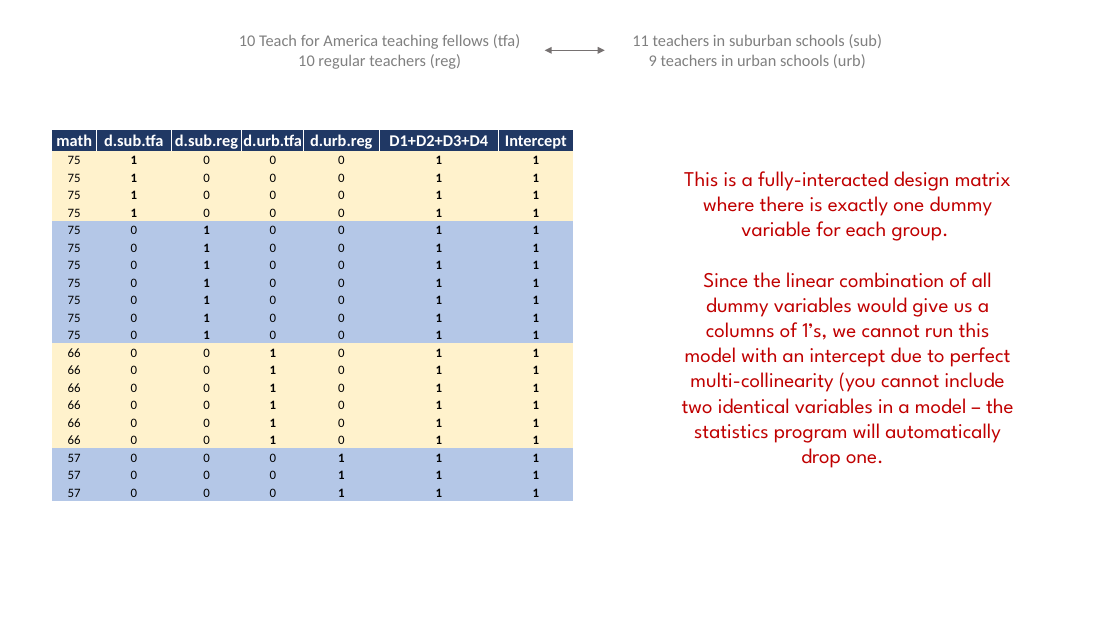
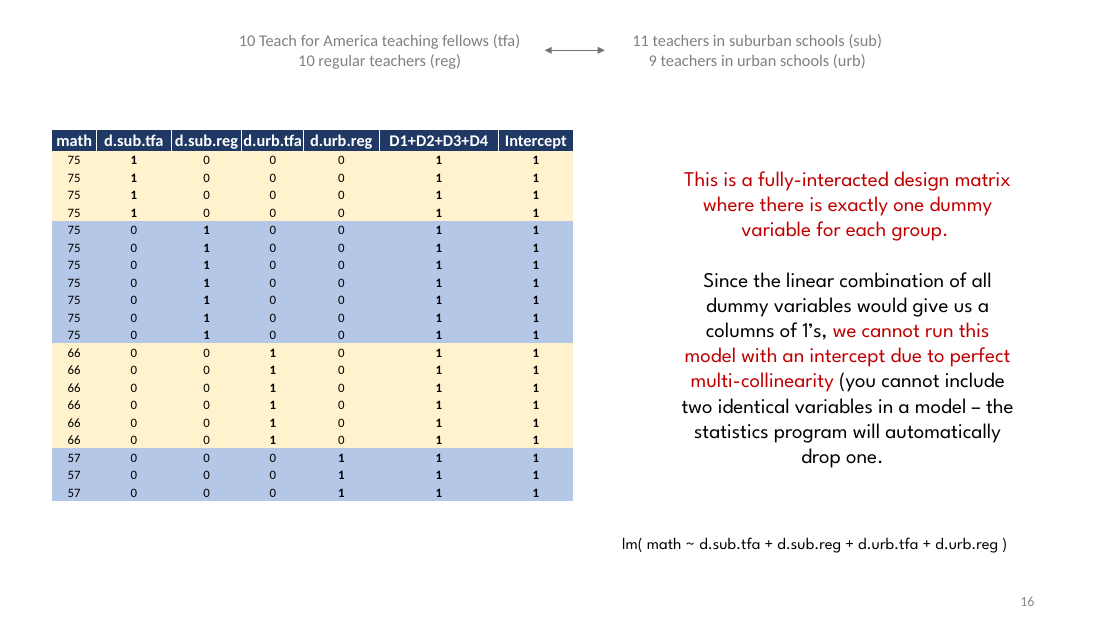
Before and after one commit to Watts-College/cpp-523-fall-2021, a slide deck: slide 16 of lectures/hypotheses-tests-with-dummy-variables.pptx. Drawn at 1120x630 pixels with LibreOffice and Linux fonts; fonts in the diff are those of the drawing. Boxes give left, top, right and bottom in pixels: in the first picture for what was removed or moved away, otherwise in the second. Text is boxed around its words. In the diff, an @@ line names an element or a change of style, - is before the commit and + after.

```diff
--- a/lectures/hypotheses-tests-with-dummy-variables.pptx
+++ b/lectures/hypotheses-tests-with-dummy-variables.pptx
@@ text at [682, 272, 1014, 468]: text colour #C00000 to #000000 in "Since the linear combination of all dummy ..." @@
@@ text added at [622, 537, 998, 553], 14 pt, text #000000 @@
+lm( math ~ d.sub.tfa + d.sub.reg + d.urb.tfa + d.urb.reg )
@@ page number added at [1020, 597, 1034, 606], 12 pt, text #8C8C8C @@
+16
```
Also in this commit, not shown: 31 other slides changed, 3 slides added, 1 other file.
